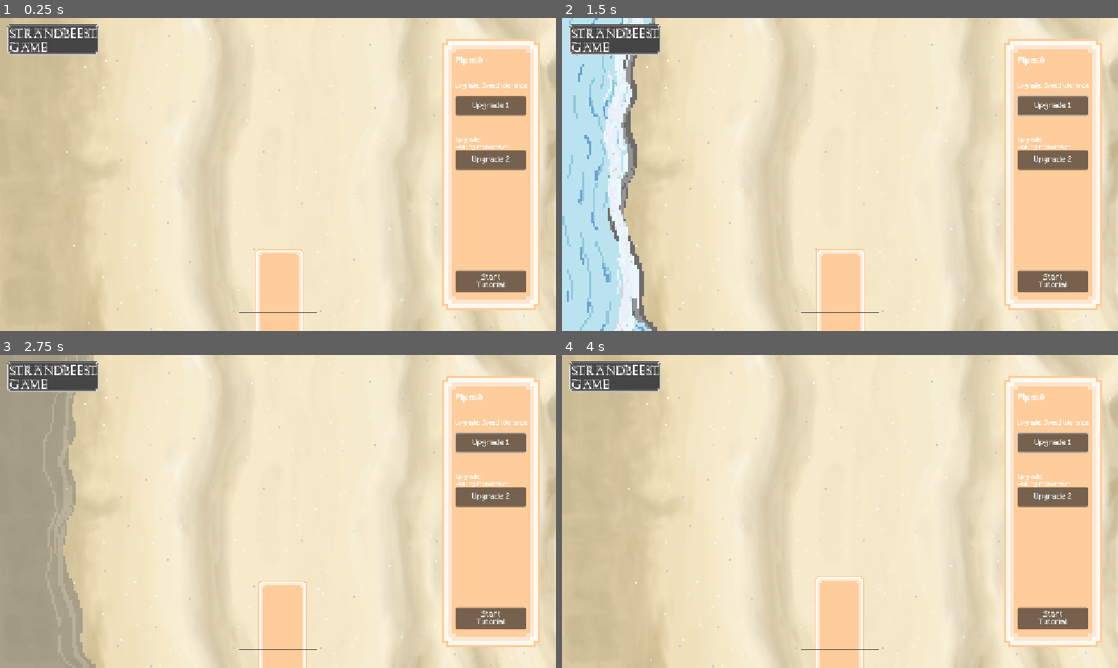
Above: before the commit, frames 1-4 (two rows, left to right).
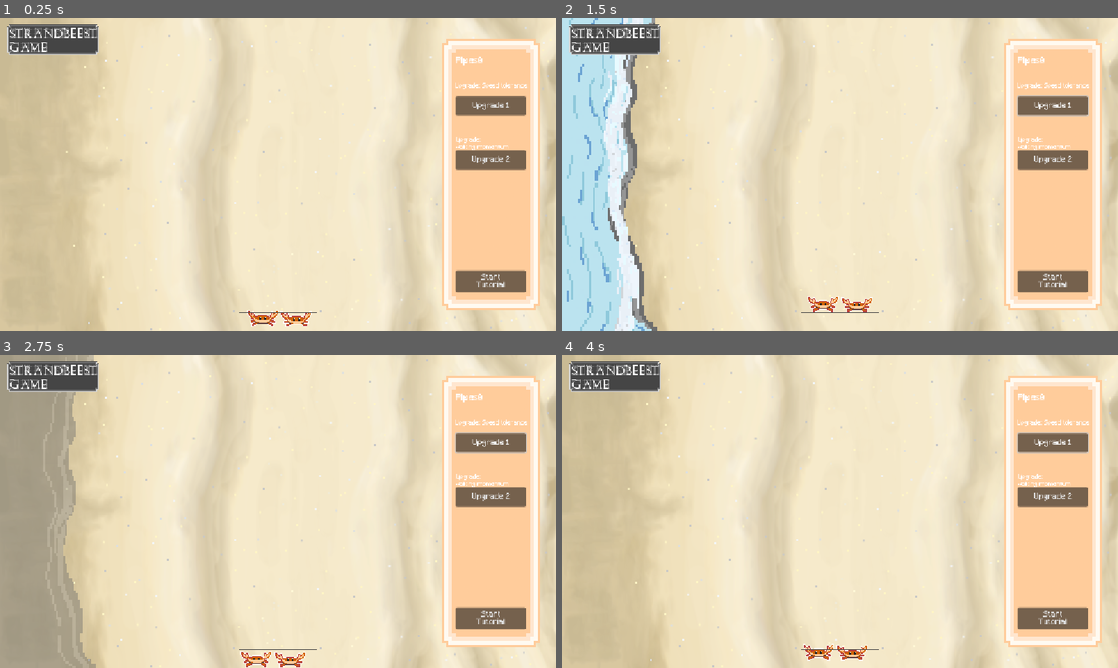
Above: after the commit, the same moments.

Repository: ArifD2286/Strandbeest-Game
Game: Godot game, scene res://Game.tscn
The game is run twice, just before and just after one commit, with the same random seed, the same clock (stepped at 60 frames per second) and the same inputs.
Inputs (mouse positions are in pixels of both pictures, inside the frame that each line leads up to):
- Up to frame 1 (0.25 s): no input
- Up to frame 2 (1.5 s): click "Upgrade 1" at 0.5 s; tap Enter at 1.25 s; move the mouse to (962, 158) at 1.27 s; hold Right from 1.28 s (still down); tap Space (shooting) at 1.35 s; click (962, 158) at 1.42 s
- Up to frame 3 (2.75 s): release Right at 2 s; drag from (166, 527) to (250, 574) at 2.02 s
- Up to frame 4 (4 s): move the mouse to (895, 442) at 2.77 s; hold Right 2.78-3.5 s; tap Shift at 2.85 s; drag from (812, 574) to (673, 464) at 3.52 s

The runs differ from the first frame. In frame 1, 2.1% of the frame differs, in the area x 44-57%, y 73-100%; in frame 2, 2.1%; in frame 3, 2.3%; in frame 4, 2.4%, in the area x 43-55%, y 70-100%.

Commit message:
Update 3.4
Changes:
- Fixed cloud teleporting to original position after changing state (wrote _t = delta instead of _t += delta)
- Fixing player animation changing state from given input (in progress)

Diff:
--- a/strandbeest-game/Game.tscn
+++ b/strandbeest-game/Game.tscn
@@ -292,16 +292,16 @@
 
 [node name="Cloud1" type="Sprite2D" parent="Player" unique_id=1635146725]
 texture_filter = 1
-position = Vector2(576, 608)
-texture = ExtResource("21_y5ctq")
+position = Vector2(576, 609)
+texture = ExtResource("18_wuoie")
 script = ExtResource("16_wuoie")
 
 [node name="Cloud2" type="Sprite2D" parent="Player" unique_id=246961204]
-position = Vector2(576, 608)
+position = Vector2(576, 609)
 script = ExtResource("17_bvhbk")
 
 [node name="Cloud3" type="Sprite2D" parent="Player" unique_id=345094051]
-position = Vector2(576, 608)
+position = Vector2(576, 609)
 script = ExtResource("18_cpsxm")
 
 [node name="CollisionShape2D" type="CollisionShape2D" parent="Player" unique_id=969435956]
--- a/strandbeest-game/cloud_1.gd
+++ b/strandbeest-game/cloud_1.gd
@@ -8,11 +8,17 @@
 @onready var player = get_parent()
 
 @export var radius: float = 10.0
-@export var charging_radius: float = 5.0
+@export var charging_radius: float = 2.0
 @export var burst_radius: float = 20.0
+
+# The variables below doesn't make the duration for the animation state, it is only for the speed of the circle movement / how long
+# it takes for 1 whole loop.
+# For the duration of burst state (since its the only independent animation, whereas idle and charging relies on the player),
+# it is declared in player.gd
 @export var cycle_seconds: float = 5.0
 @export var charging_seconds: float = 1.0
 @export var burst_seconds: float = 3.0
+
 @export var phase_offset: float = 0.0
 
 var _rest_position: Vector2
@@ -38,12 +44,12 @@
 			position.x = _rest_position.x + radius * sin(_omega * _t)
 			position.y = _rest_position.y + radius * cos(_omega * _t)
 		"Charging":
-			_t = delta
+			_t += delta
 			_omega = TAU / charging_seconds
 			position.x = _rest_position.x + charging_radius * sin(_omega * _t)
 			position.y = _rest_position.y + charging_radius * cos(_omega * _t)
 		"Burst":
-			_t = delta
+			_t += delta
 			_omega = TAU / burst_seconds
 			position.x = _rest_position.x + burst_radius * sin(_omega * _t)
 			position.y = _rest_position.y + burst_radius * cos(_omega * _t)
--- a/strandbeest-game/game.gd
+++ b/strandbeest-game/game.gd
@@ -12,3 +12,5 @@
 # The amount of pipes gained by a player varies with their winning time, the longer they took for the strandbeest to cross
 # the line, the lower they get. But to keep things simple we only give either 50 or 25 pipes.
 # The pipes then get to be used to spend on upgrades
+
+var game_playing: bool = false
--- a/strandbeest-game/player.gd
+++ b/strandbeest-game/player.gd
@@ -1,24 +1,21 @@
 extends CharacterBody2D
 
-@export var burst_duration: float = 4
 
 var _state: String = "Idle"
 var _t: float = 0.0
-var reset_time: float
-
-
-func _ready() -> void:
-	_t = burst_duration
-	reset_time = 2
+var reset_time: float = 2.0
 
 
 func _process(delta: float) -> void:
 	velocity.y = 0
 	velocity.x = 0
-	_t += delta
+
 	if _state == "Idle" and Input.is_action_just_pressed("shooting"):
 		_state = "Charging"
 	elif _state == "Charging" and Input.is_action_just_released("shooting"):
 		_state = "Burst"
+	if _state == "Burst":
+		_t += delta
 		if _t >= reset_time:
+			_t = 0.0
 			_state = "Idle"
